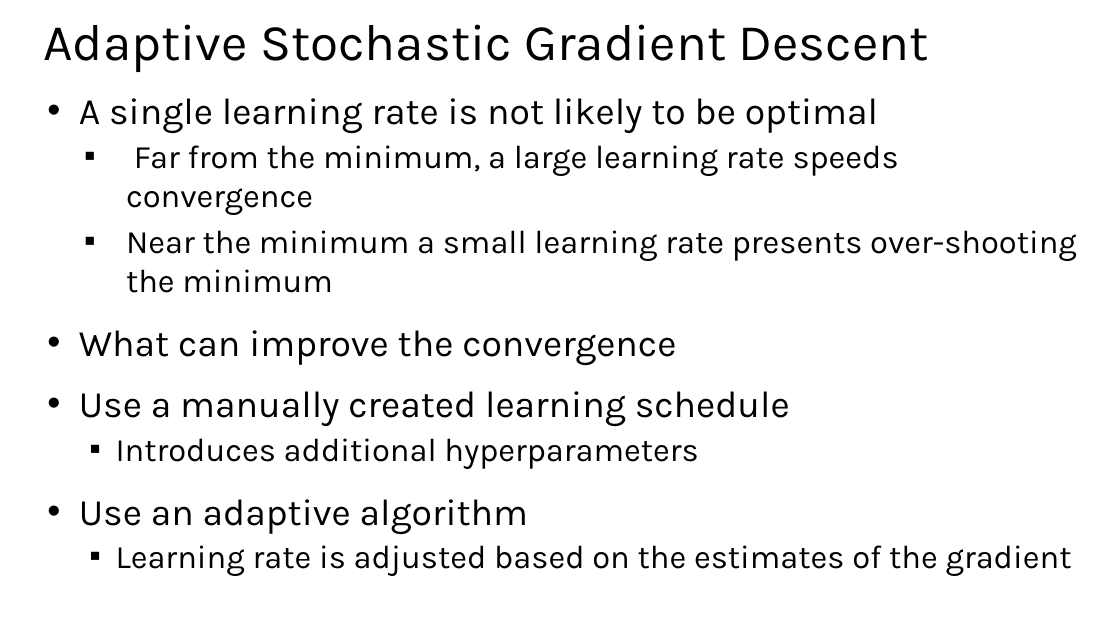
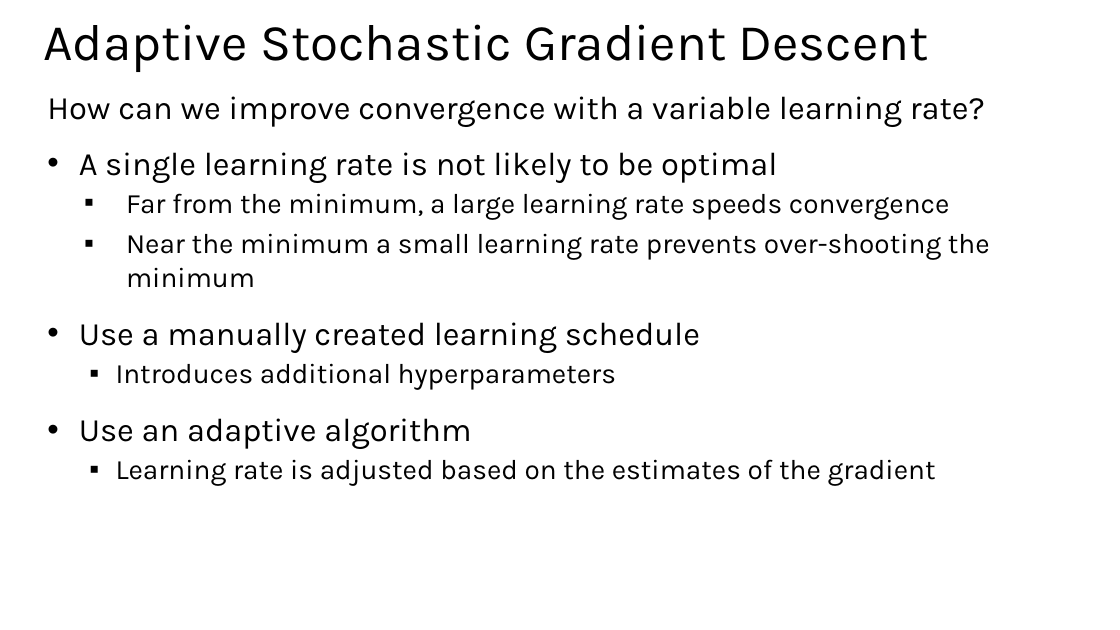
Before and after one commit to StephenElston/CSCI-E25, a slide deck: slide 38 of Slides/7_RegularizationAndOptimization.pptx. Drawn at 1120x630 pixels with LibreOffice and Linux fonts; fonts in the diff are those of the drawing. Boxes give left, top, right and bottom in pixels: in the first picture for what was removed or moved away, otherwise in the second. Text is boxed around its words. In the diff, an @@ line names an element or a change of style, - is before the commit and + after.

```diff
--- a/Slides/7_RegularizationAndOptimization.pptx
+++ b/Slides/7_RegularizationAndOptimization.pptx
@@ text at box(47, 96, 985, 127): paragraph added @@
+How can we improve convergence with a variable learning rate?
@@ text at box(79, 152, 950, 486): size 32 to 28 pt in "A single learning rate is not likely ...", "Use a manually created learning schedule", "Use an adaptive algorithm"; size 28 to 24 pt in "Far from the minimum, a large learning ...", "Introduces additional hyperparameters", "Learning rate is adjusted based on the ..." @@
@@ text at box(126, 233, 990, 288): text changed; size 28 to 24 pt @@
-  ▪ Near the minimum a small learning rate presents over-shooting the minimum
-• What can improve the convergence
+  ▪ Near the minimum a small learning rate prevents over-shooting the minimum
```
Also in this commit, not shown: 31 other slides changed, 1 slide added, 12 slides removed.
